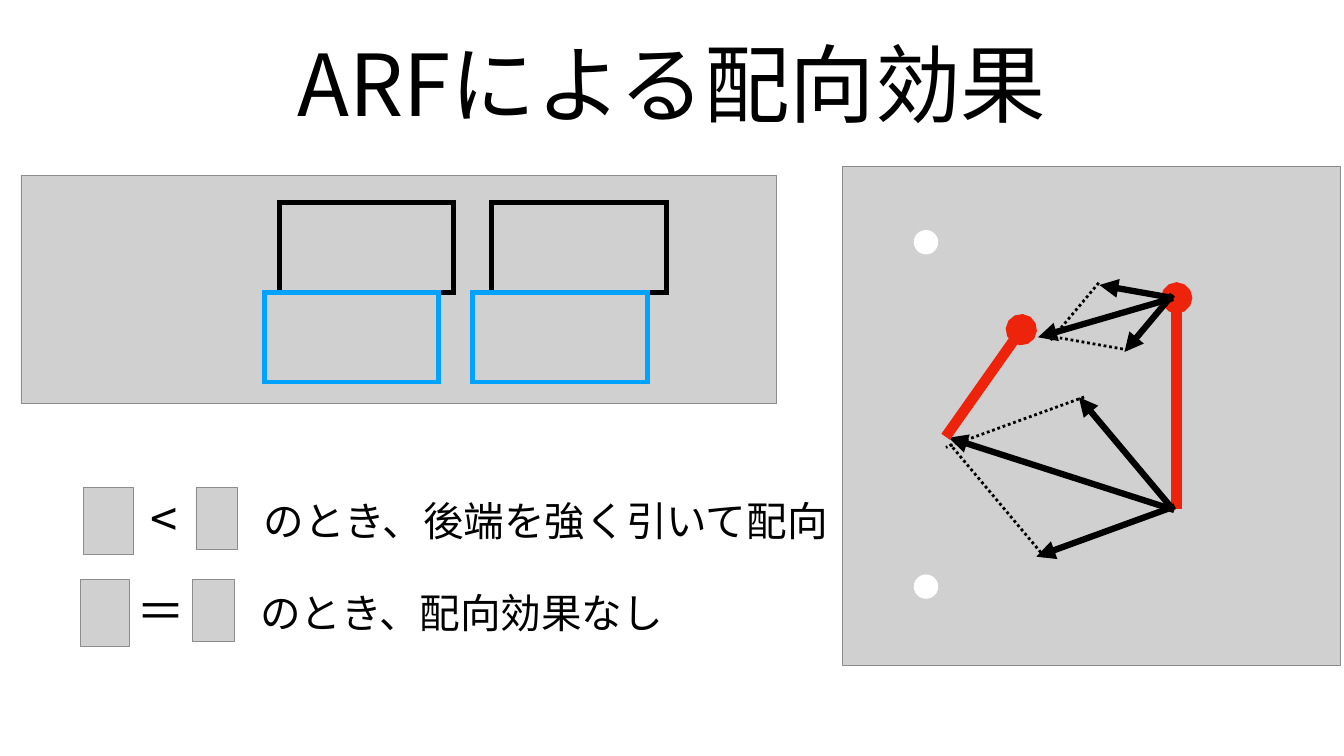
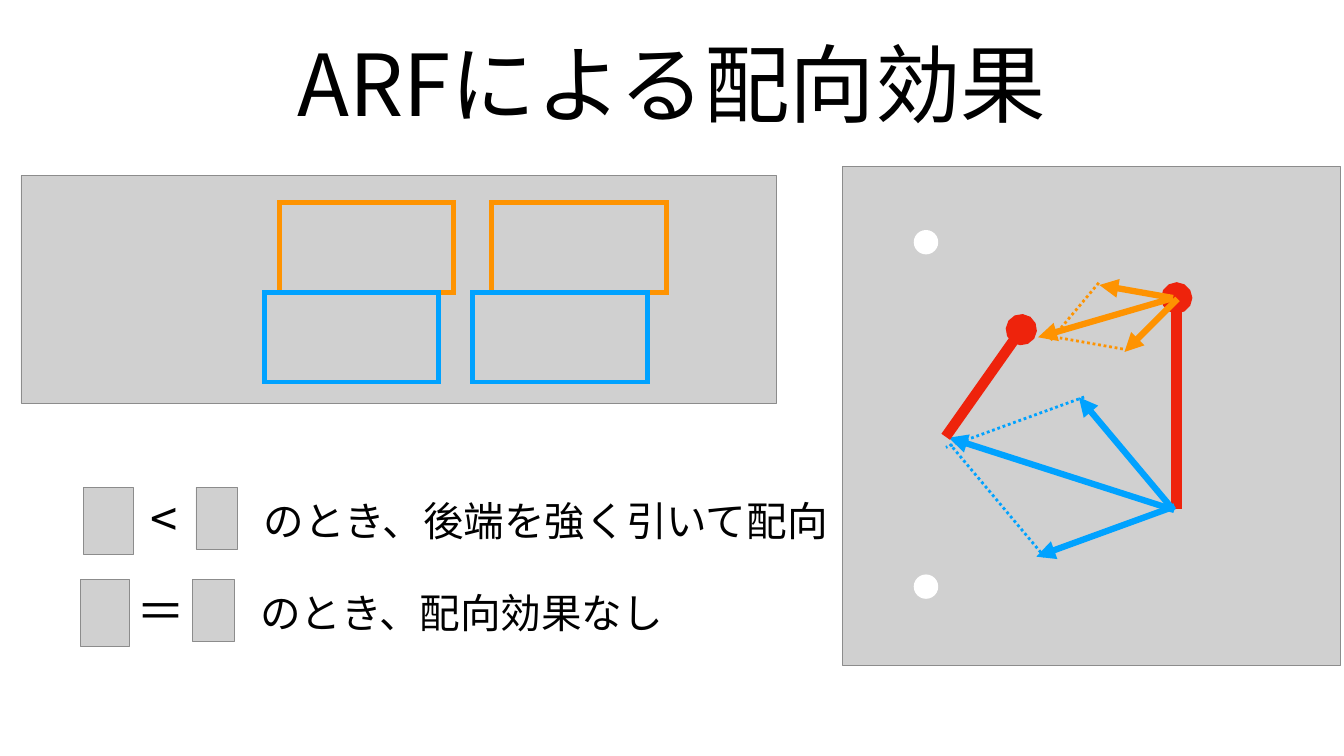
Before and after one commit to tokumaga81/ackera, a slide deck: slide 21 of tokunaga_mp.pptx (slide 23 before the commit). Drawn at 1344x756 pixels with LibreOffice and Linux fonts; fonts in the diff are those of the drawing; grey boxes stand for pictures. Boxes give left, top, right and bottom in pixels: in the first picture for what was removed or moved away, otherwise in the second. Text is boxed around its words. In the diff, an @@ line names an element or a change of style, - is before the commit and + after.

```diff
--- a/tokunaga_mp.pptx
+++ b/tokunaga_mp.pptx
@@ rectangle at [279, 203, 454, 292]: outline #000000 7 pt to #FE9301 7 pt @@
@@ rectangle at [492, 203, 667, 292]: outline #000000 7 pt to #FE9301 7 pt @@
@@ arrow (1173, 298) - (1038, 337): stroke #000000 9 pt to #FE9301 9 pt @@
@@ line (1099, 283) - (1051, 340): stroke #000000 4 pt dashed to #FE9301 4 pt dashed @@
@@ arrow (1173, 298) - (1099, 285): stroke #000000 9 pt to #FE9301 9 pt @@
@@ arrow moved from (1172, 295) - (1124, 352) to (1177, 299) - (1124, 352) @@
@@ arrow (1177, 299) - (1124, 352): stroke #000000 9 pt to #FE9301 9 pt @@
@@ line (1123, 349) - (1060, 338): stroke #000000 4 pt dashed to #FE9301 4 pt dashed @@
@@ line (1084, 397) - (946, 447): stroke #000000 4 pt dashed to #00A2FF 4 pt dashed @@
@@ arrow (1173, 510) - (1079, 397): stroke #000000 9 pt to #00A2FF 9 pt @@
@@ arrow (1174, 510) - (949, 437): stroke #000000 9 pt to #00A2FF 9 pt @@
@@ line (1044, 557) - (950, 444): stroke #000000 4 pt dashed to #00A2FF 4 pt dashed @@
@@ arrow (1175, 506) - (1036, 557): stroke #000000 9 pt to #00A2FF 9 pt @@
```
Also in this commit, not shown: 18 other slides changed, 2 slides removed, 7 other files.
